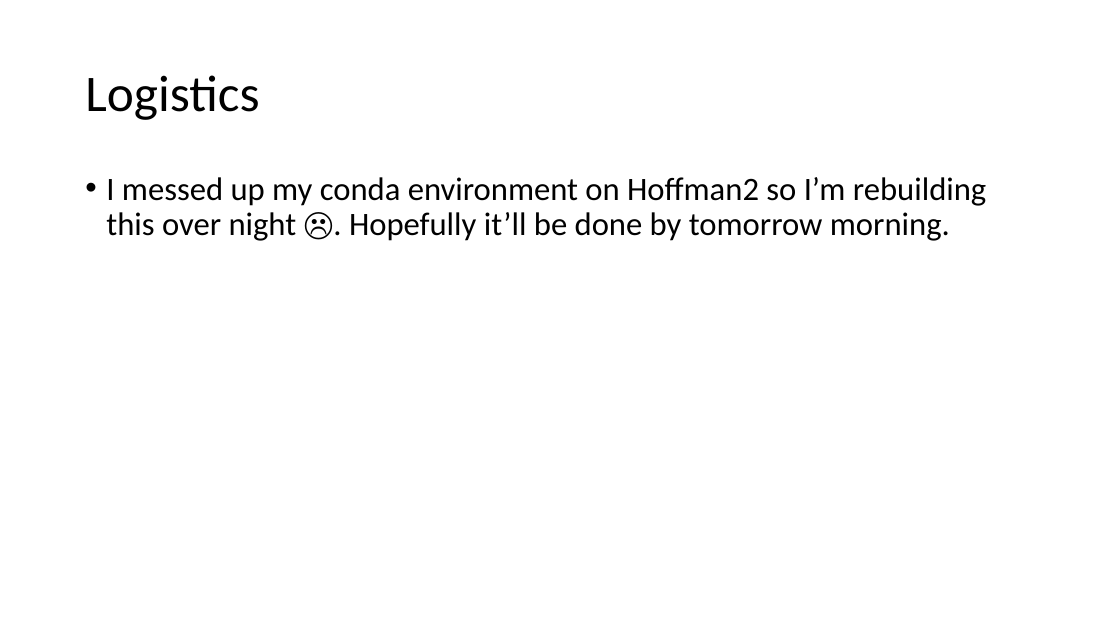
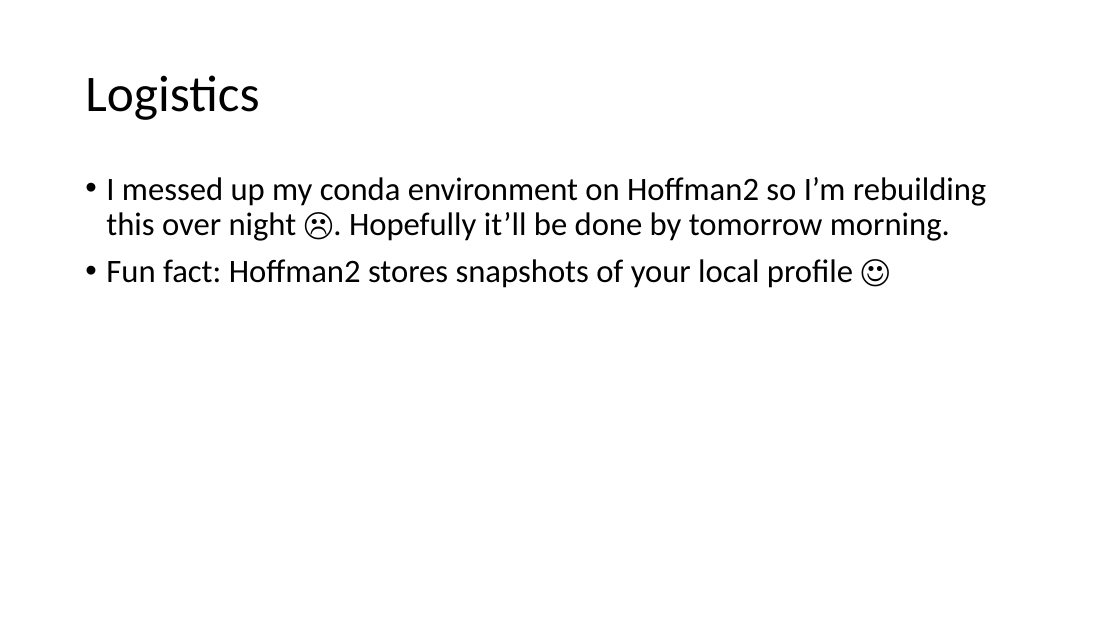
Before and after one commit to jon-mah/demo_for_ccgb, a slide deck: slide 2 of Summary/20210310_demo_for_ccgb_rotation_update.pptx. Drawn at 1120x630 pixels with LibreOffice and Linux fonts; fonts in the diff are those of the drawing. Boxes give left, top, right and bottom in pixels: in the first picture for what was removed or moved away, otherwise in the second. Text is boxed around its words. In the diff, an @@ line names an element or a change of style, - is before the commit and + after.

```diff
--- a/Summary/20210310_demo_for_ccgb_rotation_update.pptx
+++ b/Summary/20210310_demo_for_ccgb_rotation_update.pptx
@@ text at (106, 259, 853, 288): paragraph added @@
+• Fun fact: Hoffman2 stores snapshots of your local profile ☺
```
Also in this commit, not shown: 12 slides added, 7 slides removed, 2 other files.
